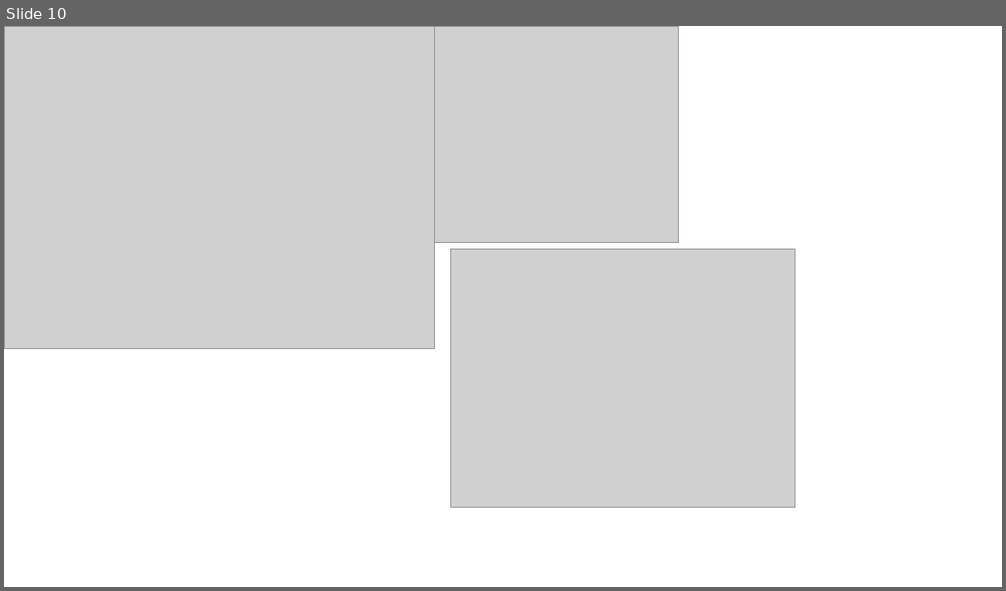
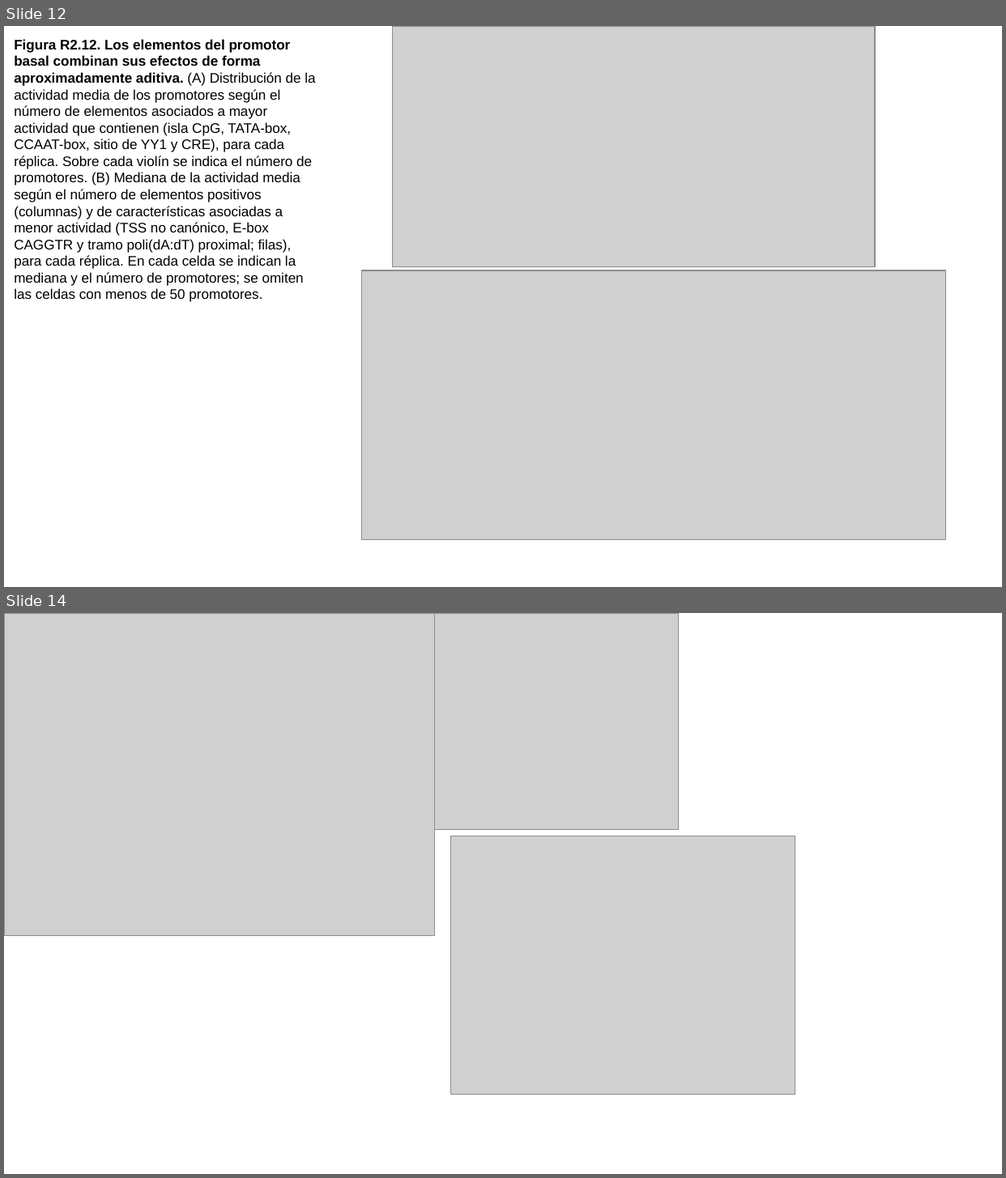
Before and after one commit to martin-iungman/TesisDoc, a slide deck: docs/Fig R2.pptx. Shown one above the other, each under a label of ours: slide 10 before the commit, slides 12 and 14 after it; the slides between them are not shown. The pictures are 1006x591 and 1006x1178 pixels, drawn with LibreOffice and Linux fonts; fonts in the diff are those of the drawing; grey boxes stand for pictures. Boxes give left, top, right and bottom in pixels: in the first picture for what was removed or moved away, otherwise in the second. Text is boxed around its words. In the diff, an @@ line names an element or a change of style, - is before the commit and + after.

```diff
--- a/docs/Fig R2.pptx
+++ b/docs/Fig R2.pptx
@@ slide 12 added at bbox=[4, 26, 1002, 587], background #FFFFFF @@
@@ text added at bbox=[14, 39, 315, 302], 10 pt, text #000000 @@
+Figura R2.12. Los elementos del promotor basal combinan sus efectos de forma aproximadamente aditiva. (A) Distribución de la actividad media de los promotores según el número de elementos asociados a mayor actividad que contienen (isla CpG, TATA-box, CCAAT-box, sitio de YY1 y CRE), para cada réplica. Sobre cada violín se indica el número de promotores. (B) Mediana de la actividad media según el número de elementos positivos (columnas) y de características asociadas a menor actividad (TSS no canónico, E-box CAGGTR y tramo poli(dA:dT) proximal; filas), para cada réplica. En cada celda se indican la mediana y el número de promotores; se omiten las celdas con menos de 50 promotores.
@@ picture added at bbox=[392, 26, 874, 267] @@
@@ picture added at bbox=[361, 271, 945, 540] @@
@@ what was slide 10 is now slide 14 @@
```
Also in this commit, not shown: 1 slide changed, 4 other slides added, 1 slide removed, 38 other files.
